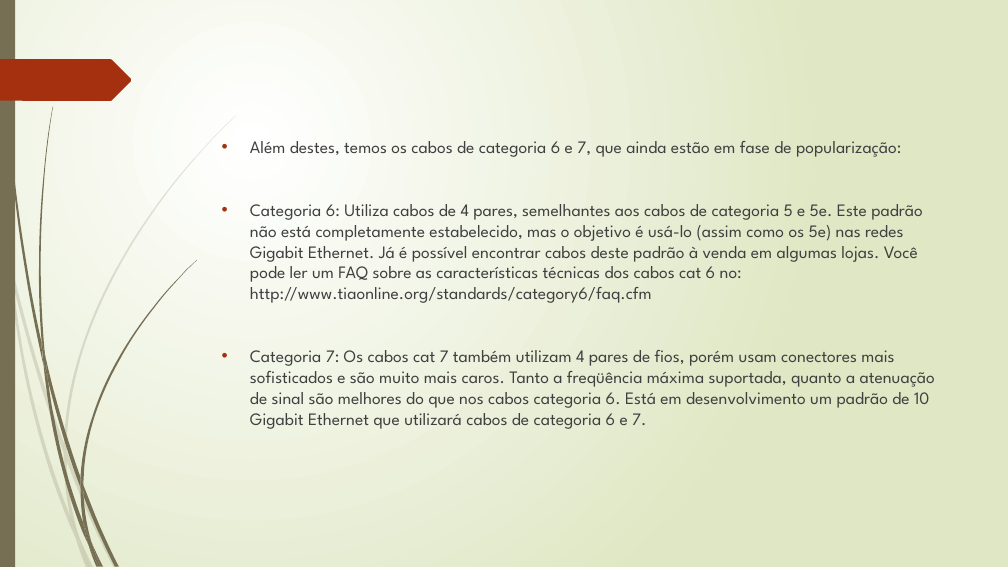
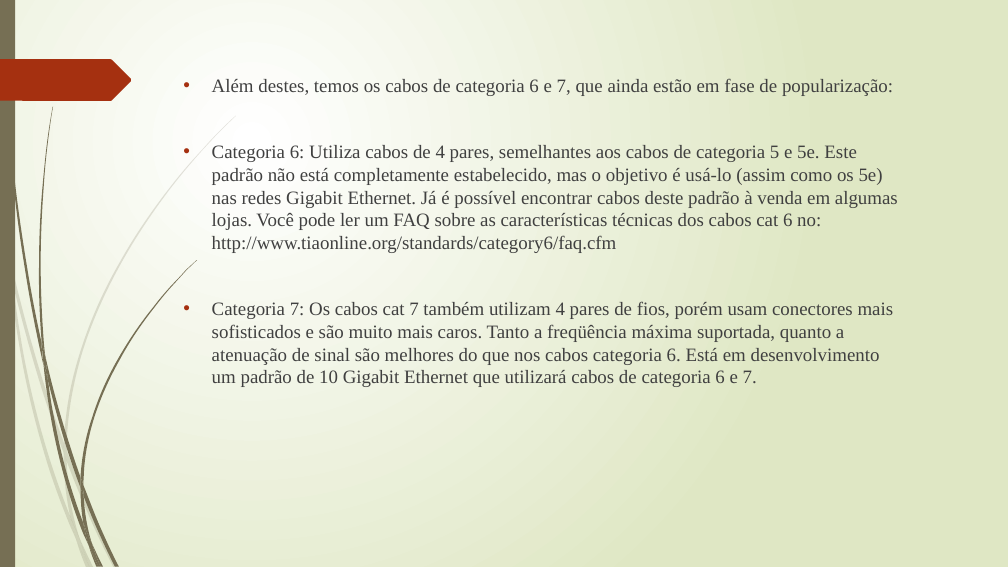
Before and after one commit to paulorenatofernandesmorgado/paulo, a slide deck: slide 13 of Tipos de redes trabalho paulomorgado.pptx (slide 12 before the commit). Drawn at 1008x567 pixels with LibreOffice and Linux fonts; fonts in the diff are those of the drawing. Boxes give left, top, right and bottom in pixels: in the first picture for what was removed or moved away, otherwise in the second. Text is boxed around its words. In the diff, an @@ line names an element or a change of style, - is before the commit and + after.

```diff
--- a/Tipos de redes trabalho paulomorgado.pptx
+++ b/Tipos de redes trabalho paulomorgado.pptx
@@ text "Além destes, temos os cabos ..." moved from (x1=250, y1=141, x2=935, y2=429) to (x1=212, y1=78, x2=898, y2=387) @@
@@ text "Além destes, temos os cabos ..." at (x1=212, y1=78, x2=898, y2=387): size 16.6 to 18 pt, font League Spartan to Times New Roman @@
```
Also in this commit, not shown: 16 other slides changed, 1 slide added, 1 other file.
